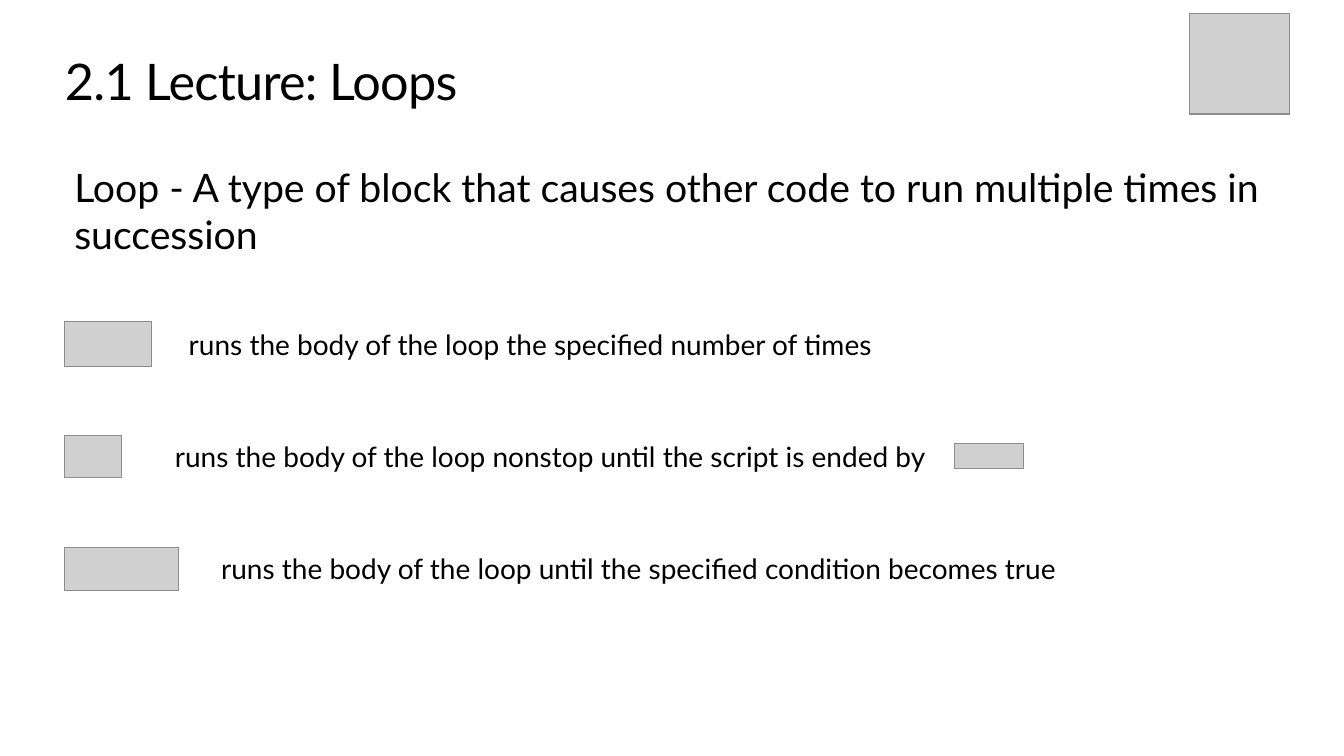
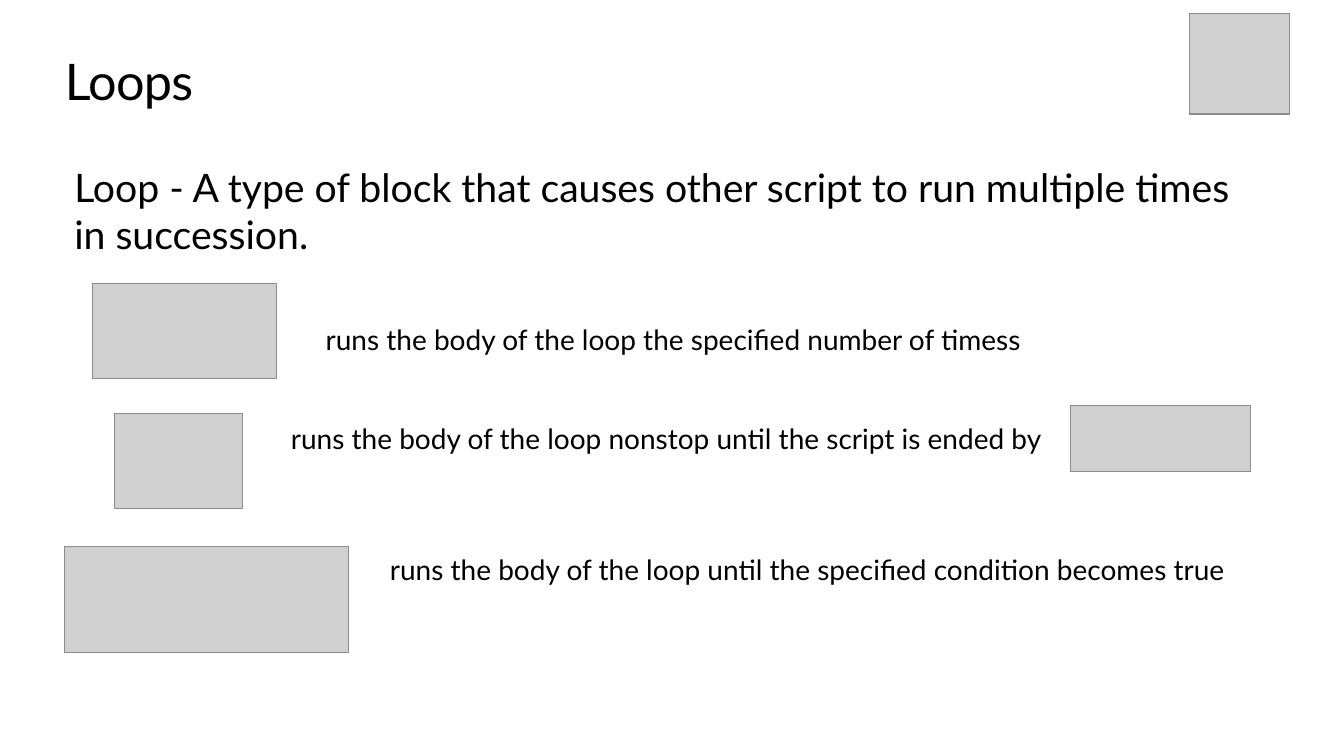
Before and after one commit to TEALSK12/introduction-to-computer-science, a slide deck: slide 6 of docs/slidedecks/TEALS SNAP 2.1.pptx. Drawn at 1344x756 pixels with LibreOffice and Linux fonts; fonts in the diff are those of the drawing; grey boxes stand for pictures; background and template pictures are left out. Boxes give left, top, right and bottom in pixels: in the first picture for what was removed or moved away, otherwise in the second. Text is boxed around its words. In the diff, an @@ line names an element or a change of style, - is before the commit and + after.

```diff
--- a/docs/slidedecks/TEALS SNAP 2.1.pptx
+++ b/docs/slidedecks/TEALS SNAP 2.1.pptx
@@ title at box(65, 64, 193, 109): text changed @@
-2.1 Lecture: Loops
+Loops
@@ text at box(74, 173, 1229, 250): text changed @@
-Loop - A type of block that causes other code to run multiple times in succession
+Loop - A type of block that causes other script to run multiple times in succession.
@@ picture: place and size @@
-picture at box(65, 322, 151, 367)
+picture at box(93, 283, 276, 378)
@@ text at box(326, 329, 1020, 355): text changed @@
-runs the body of the loop the specified number of times
+runs the body of the loop the specified number of timess
@@ picture: place and size @@
-picture at box(65, 436, 121, 478)
+picture at box(115, 414, 243, 509)
@@ text "runs the body of the ...": place and size @@
-text "runs the body of the ..." at box(175, 446, 925, 472)
+text "runs the body of the ..." at box(291, 428, 1041, 454)
@@ picture: place and size @@
-picture at box(955, 444, 1024, 469)
+picture at box(1071, 406, 1250, 472)
@@ picture: place and size @@
-picture at box(65, 547, 179, 591)
+picture at box(65, 546, 349, 653)
@@ text "runs the body of the ...": place and size @@
-text "runs the body of the ..." at box(221, 558, 1056, 584)
+text "runs the body of the ..." at box(390, 559, 1225, 585)
```
Also in this commit, not shown: 6 other slides changed, 28 other files.
